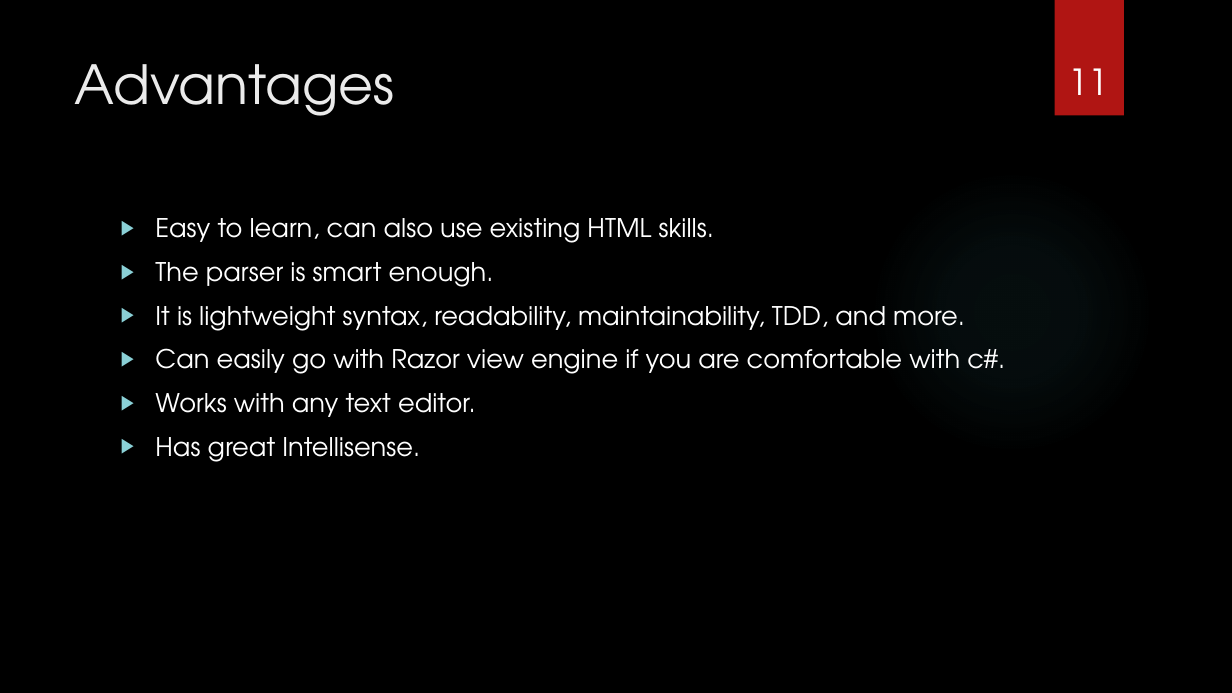
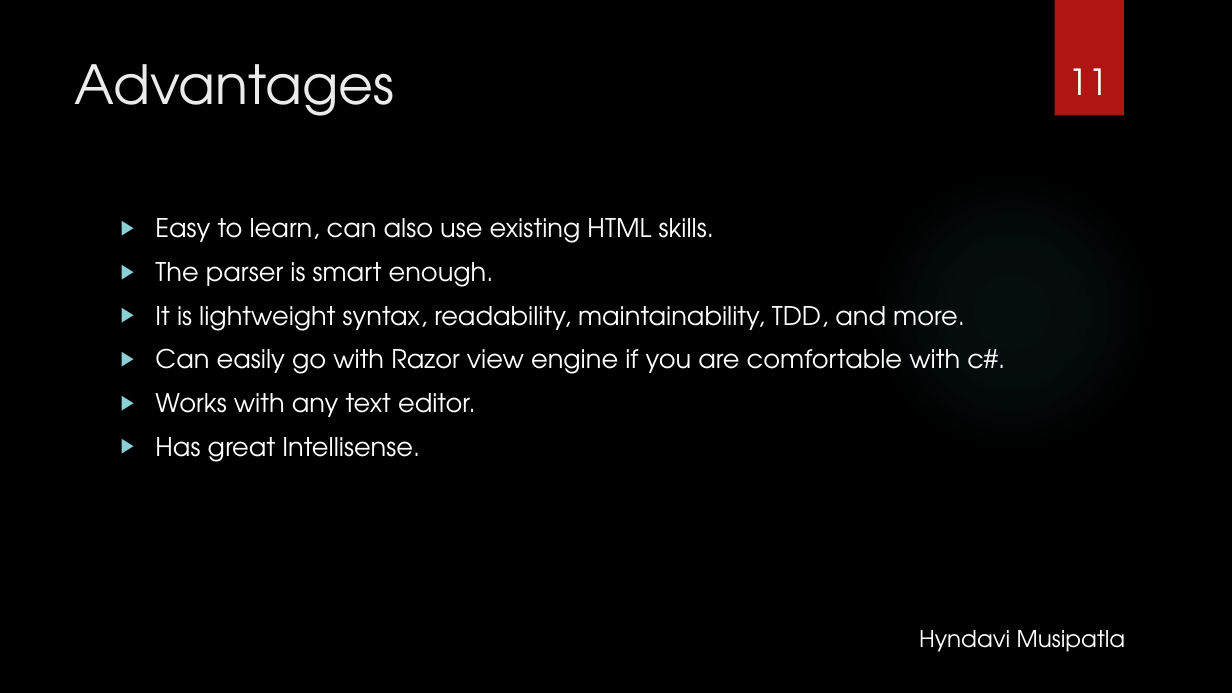
Before and after one commit to bharadwaj0211/RazorDemo, a slide deck: slide 11 of Razor_UX.pptx. Drawn at 1232x693 pixels with LibreOffice and Linux fonts; fonts in the diff are those of the drawing; background and template pictures are left out. Boxes give left, top, right and bottom in pixels: in the first picture for what was removed or moved away, otherwise in the second. Text is boxed around its words. In the diff, an @@ line names an element or a change of style, - is before the commit and + after.

```diff
--- a/Razor_UX.pptx
+++ b/Razor_UX.pptx
@@ text added at (919, 630, 1126, 652), 18 pt, text #FFFFFF @@
+Hyndavi Musipatla
```
Also in this commit, not shown: 13 other slides changed, 1 slide added, 1 slide removed.
